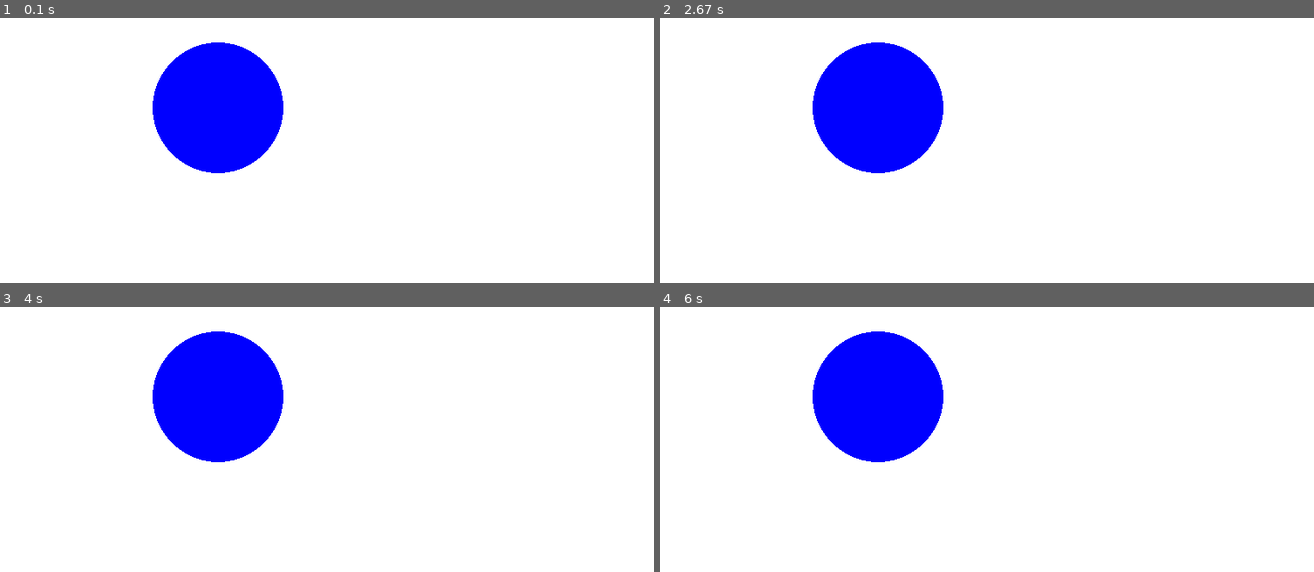
Above: before the commit, frames 1-4 (two rows, left to right).
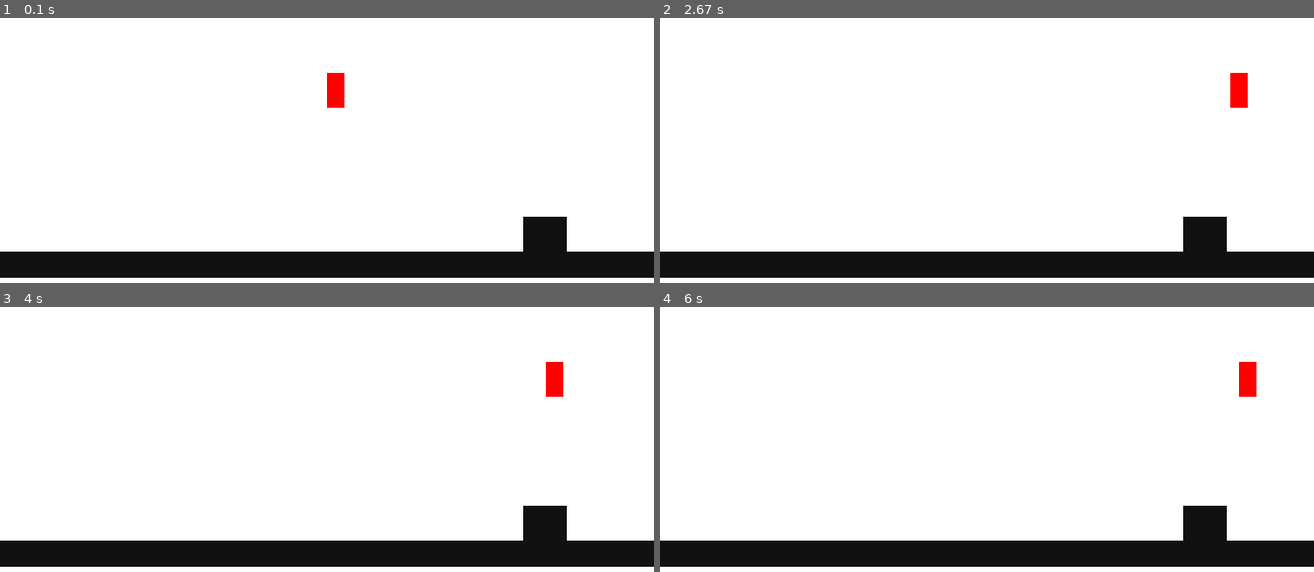
Above: after the commit, the same moments.

Repository: Somadevv/Pygame-Thief
Game: pygame game, started from game.py
Same seed, same stepped clock (60 frames per second), same inputs: the game is played once before the commit and once after it.
Inputs:
- Up to frame 1 (0.1 s): no input
- Up to frame 2 (2.67 s): hold Space 0.33-0.8 s; hold D 0.33-0.8 s; tap Enter at 0.83 s; hold D 1.17-1.63 s; hold A from 2.17 s (still down)
- Up to frame 3 (4 s): release A at 2.7 s; hold A 2.73-3.13 s; hold D 3.17-3.8 s; hold A from 3.83 s (still down)
- Up to frame 4 (6 s): release A at 4.3 s; hold D 4.33-4.8 s; hold D 4.83-5.3 s; hold A 5.33-5.87 s; hold A from 5.9 s (still down)

The runs differ from the first frame. In frame 1, 19% of the frame differs, in the area x 0-100%, y 9-99%; in frame 2, 19%; in frame 3, 19%; in frame 4, 19%.

Commit message:
Player Controls + File Restructure
- Added Player controller

- Added Delta Time to decouple framerate from player Physics

- Added world building script

- Added test level

Diff:
--- a/Controller/controller.py
+++ b/Controller/controller.py
@@ -1,2 +1,26 @@
+import pygame
+import sys
+
+
 class Controller():
-  pass
+    def GameControls(Player):
+        test = pygame.event.get()
+        for event in test:
+            if event.type == pygame.KEYDOWN:
+                if event.key == pygame.K_a:
+                    Player.LEFT_KEY = True
+                elif event.key == pygame.K_d:
+                    Player.RIGHT_KEY = True
+                elif event.key == pygame.K_SPACE:
+                    Player.jump()
+                elif event.key == pygame.K_ESCAPE:
+                    pygame.quit()
+                    sys.exit()
+            if event.type == pygame.KEYUP:
+                if event.key == pygame.K_a:
+                    Player.LEFT_KEY = False
+                elif event.key == pygame.K_d:
+                    Player.RIGHT_KEY = False
+                elif event.key == pygame.K_SPACE:
+                    Player.velocity.y *= .25
+                    Player.is_jumping = False
--- a/Player/player.py
+++ b/Player/player.py
@@ -1,2 +1,57 @@
+import pygame
+
+
 class Player():
-  pass
+    def __init__(self):
+        self.rect = pygame.Rect(0, 0, 20, 40)
+        self.LEFT_KEY, self.RIGHT_KEY = False, False
+        self.is_jumping, self.on_ground = False, False
+        self.gravity, self.friction = .5, -.10
+        self.position, self.velocity = pygame.math.Vector2(
+            0, 0), pygame.math.Vector2(0, 0)
+        self.acceleration = pygame.math.Vector2(0, self.gravity)
+
+    def draw(self, display):
+        pygame.draw.rect(display, (255, 0, 0), self.rect)
+
+    def update(self, dt):
+        self.horizontal_movement(dt)
+        self.vertical_movement(dt)
+
+    def horizontal_movement(self, dt):
+        self.acceleration.x = 0
+        if self.LEFT_KEY:
+            self.acceleration.x -= .8
+        elif self.RIGHT_KEY:
+            self.acceleration.x += .8
+        self.acceleration.x += self.velocity.x * self.friction
+        self.velocity.x += self.acceleration.x * dt
+        self.limit_velocity(20)
+        self.position.x += self.velocity.x * dt + \
+            (self.acceleration.x * .3) * (dt * dt)
+        self.rect.x = self.position.x
+
+    def vertical_movement(self, dt):
+        self.velocity.y += self.acceleration.y * dt
+        if self.velocity.y > 8:
+            self.velocity.y = 8
+        self.position.y += self.velocity.y * dt + \
+            (self.acceleration.y * .10) * (dt * dt)
+
+        # Constraint to Y > Alter for collision
+        if self.position.y > 250:
+            self.on_ground = True
+            self.velocity.y = 0
+            self.position.y = 250
+        self.rect.bottom = self.position.y
+
+    def limit_velocity(self, max_vel):
+        self.velocity.x = max(-max_vel, min(self.velocity.x, max_vel))
+        if abs(self.velocity.x) < .01:
+            self.velocity.x = 0
+
+    def jump(self):
+        if self.on_ground:
+            self.is_jumping = True
+            self.velocity.y -= 8
+            self.on_ground = False
--- /dev/null
+++ b/World/Levels/test_level.py
@@ -0,0 +1,8 @@
+import pygame
+
+
+class Test_Level():
+    def __init__(self):
+        self.rects = [pygame.rect.Rect(
+            0, 415, 750, 30), pygame.rect.Rect(600, 375, 50, 50)]
+        self.playerStartPosition = 375, 250
--- /dev/null
+++ b/World/world.py
@@ -0,0 +1,7 @@
+import pygame
+
+
+class World():
+    def DrawWorld(SURFACE, RECT):
+        for i in RECT:
+            pygame.draw.rect(SURFACE, (17, 17, 17), i)
--- a/game.py
+++ b/game.py
@@ -1,31 +1,58 @@
-import pygame, sys
+import pygame
+import World.Levels.test_level as Test_Level
+import Player.player as player
+import World.world as World
+import Controller.controller
+
+# Initialise pygame
 pygame.init()
 
-# Global variables
-CLOCK = pygame.time.Clock()
-GAME_TICKRATE = 120
-SCREEN_WIDTH = 750
-SCREEN_HEIGHT = 500
-
-# Colors
-COLOR_WHITE = 255, 255, 255
-
+# Draw Screen
+SCREEN_WIDTH, SCREEN_HEIGHT = 750, 500
+CANVAS = pygame.Surface((SCREEN_WIDTH, SCREEN_HEIGHT))
 GAME_WINDOW = pygame.display.set_mode((SCREEN_WIDTH, SCREEN_HEIGHT))
 
+# FPS Params
+CLOCK = pygame.time.Clock()
+TARGET_FPS = 60
+GAME_TICK = 120
+
+# Run Game Bool
+running = True
+
+
+# Add Player
+Player = player.Player()
+
+# Assign Variables to Imports
+worldData = Test_Level.Test_Level()
+userControls = Controller.controller.Controller
+worldGeneration = World.World
+
+
+# Player Position on Load
+Player.position.x, Player.position.y = worldData.playerStartPosition
+
+
 # Game loop
-while True:
-    # Exit
-    for event in pygame.event.get():
-        if event.type == pygame.QUIT : sys.exit()
+while running:
 
-    # Fill the background with white
-    GAME_WINDOW.fill((COLOR_WHITE))
+    # Define Delta Time
+    dt = CLOCK.tick(GAME_TICK) * .001 * TARGET_FPS
 
-    # Draw a solid blue circle in the center
-    pygame.draw.circle(GAME_WINDOW, (0, 0, 255), (250, 250), 75)
+    # Control
+    userControls.GameControls(Player)
 
-    #This is from harry
+    # Update Player Position
+    Player.update(dt)
 
-    # Flip the display
+    # Draw Background
+    CANVAS.fill((255, 255, 255))
+
+    # Draw Player
+    Player.draw(CANVAS)
+
+    # Draw World
+    worldGeneration.DrawWorld(CANVAS, worldData.rects)
+    GAME_WINDOW.blit(CANVAS, (0, 0))
     pygame.display.update()
-    CLOCK.tick(GAME_TICKRATE)
